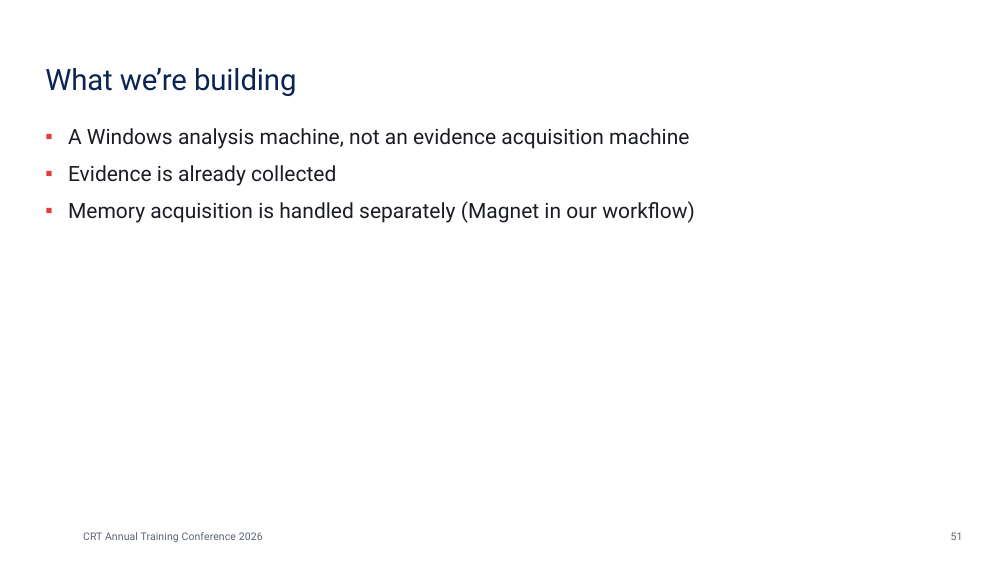
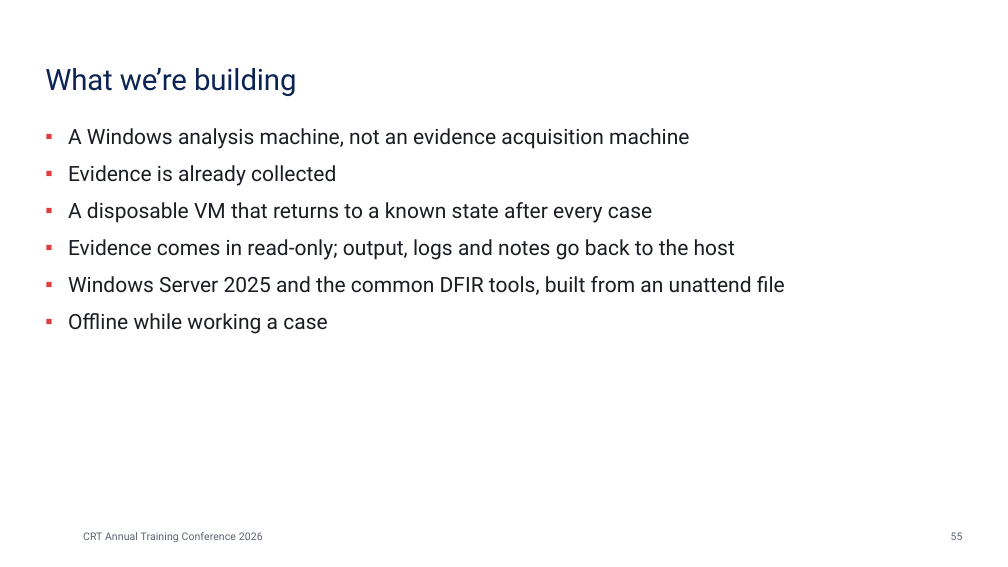
Before and after one commit to dzampino/crt-essentials-2026, a slide deck: slide 55 of docs/files/crt-essentials.pptx (slide 51 before the commit). Drawn at 1008x567 pixels with LibreOffice and Linux fonts; fonts in the diff are those of the drawing; background and template pictures are left out. Boxes give left, top, right and bottom in pixels: in the first picture for what was removed or moved away, otherwise in the second. Text is boxed around its words. In the diff, an @@ line names an element or a change of style, - is before the commit and + after.

```diff
--- a/docs/files/crt-essentials.pptx
+++ b/docs/files/crt-essentials.pptx
@@ text at [68,202,785,334]: text changed @@
-▪ Memory acquisition is handled separately (Magnet in our workflow)
+▪ A disposable VM that returns to a known state after every case
+▪ Evidence comes in read-only; output, logs and notes go back to the host
+▪ Windows Server 2025 and the common DFIR tools, built from an unattend file
+▪ Offline while working a case
@@ page number at [951,532,963,540]: text changed @@
-51
+55
```
Also in this commit, not shown: 10 other slides changed, 4 slides added, 3 slides removed, 21 other files.
